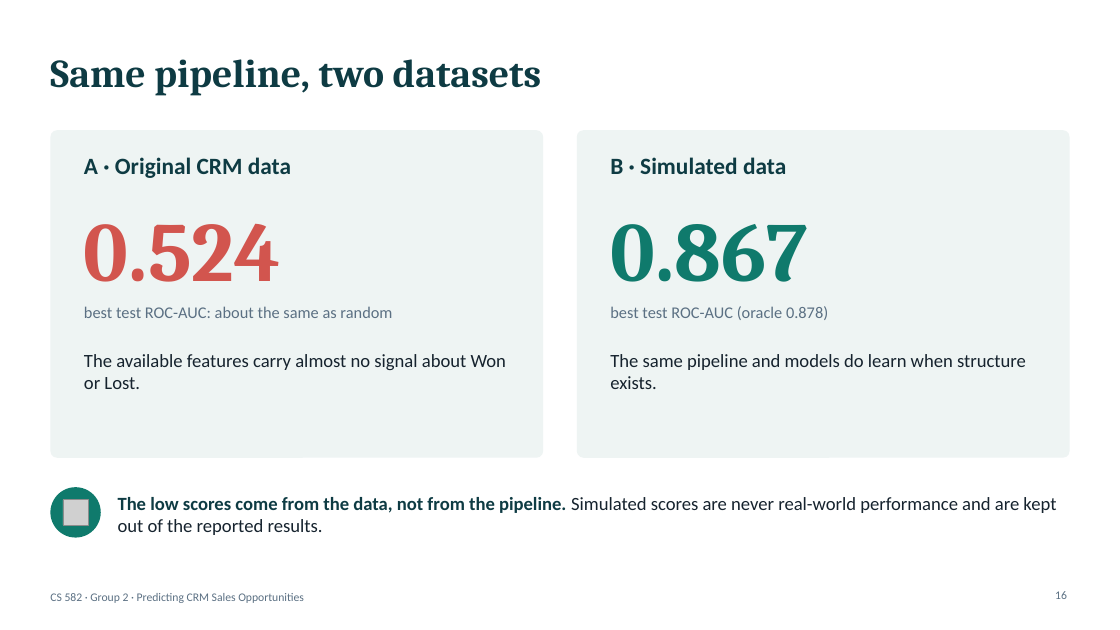
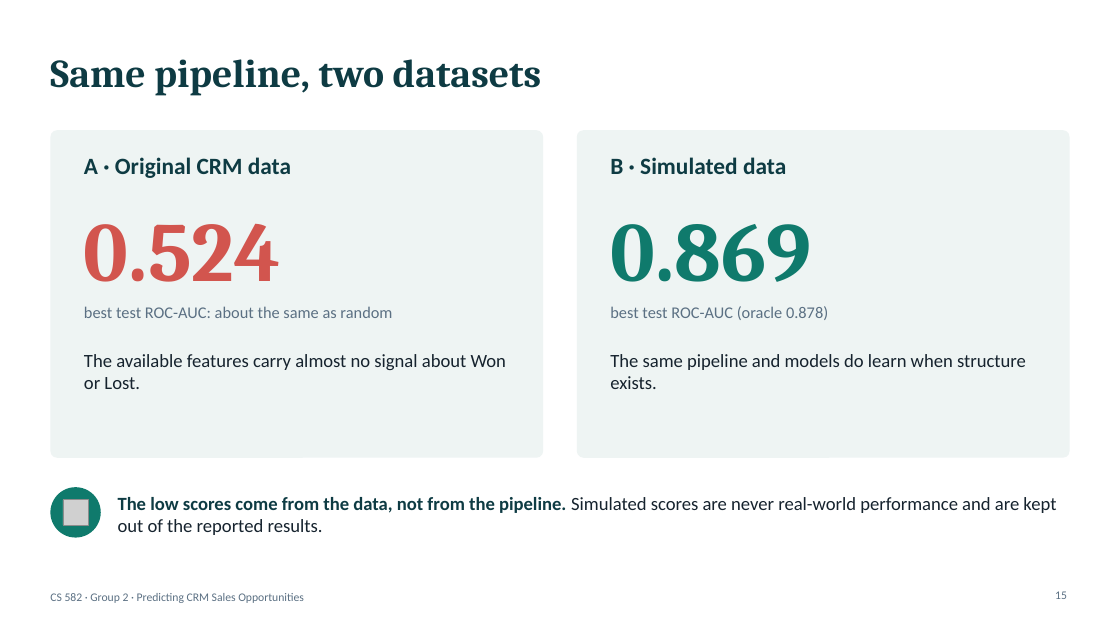
Before and after one commit to adrewtran/cs582-project, a slide deck: slide 15 of CRM_Final.pptx (slide 16 before the commit). Drawn at 1120x630 pixels with LibreOffice and Linux fonts; fonts in the diff are those of the drawing; grey boxes stand for pictures. Boxes give left, top, right and bottom in pixels: in the first picture for what was removed or moved away, otherwise in the second. Text is boxed around its words. In the diff, an @@ line names an element or a change of style, - is before the commit and + after.

```diff
--- a/CRM_Final.pptx
+++ b/CRM_Final.pptx
@@ text at (x1=610, y1=224, x2=811, y2=282): text changed @@
-0.867
+0.869
@@ page number at (x1=1055, y1=591, x2=1067, y2=599): text changed @@
-16
+15
```
Also in this commit, not shown: 5 other slides changed, 3 slides added, 4 slides removed, 13 other files.
